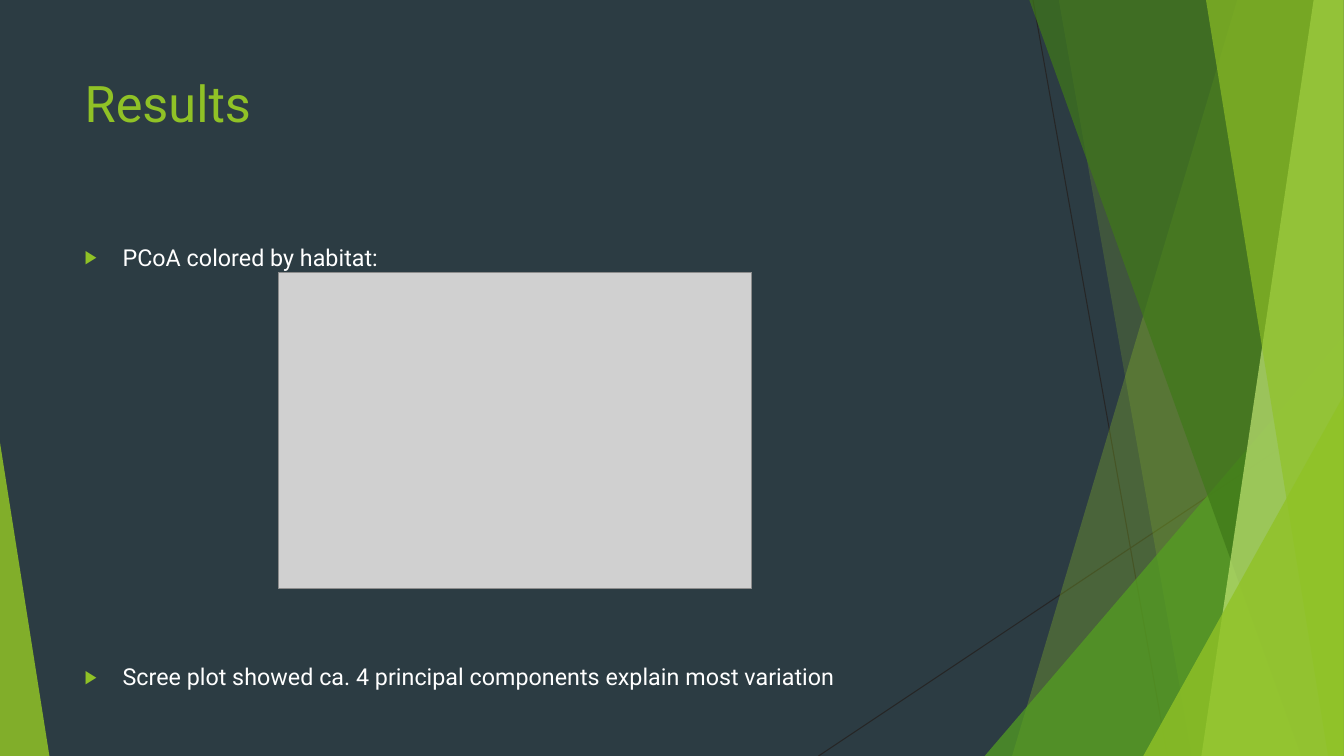
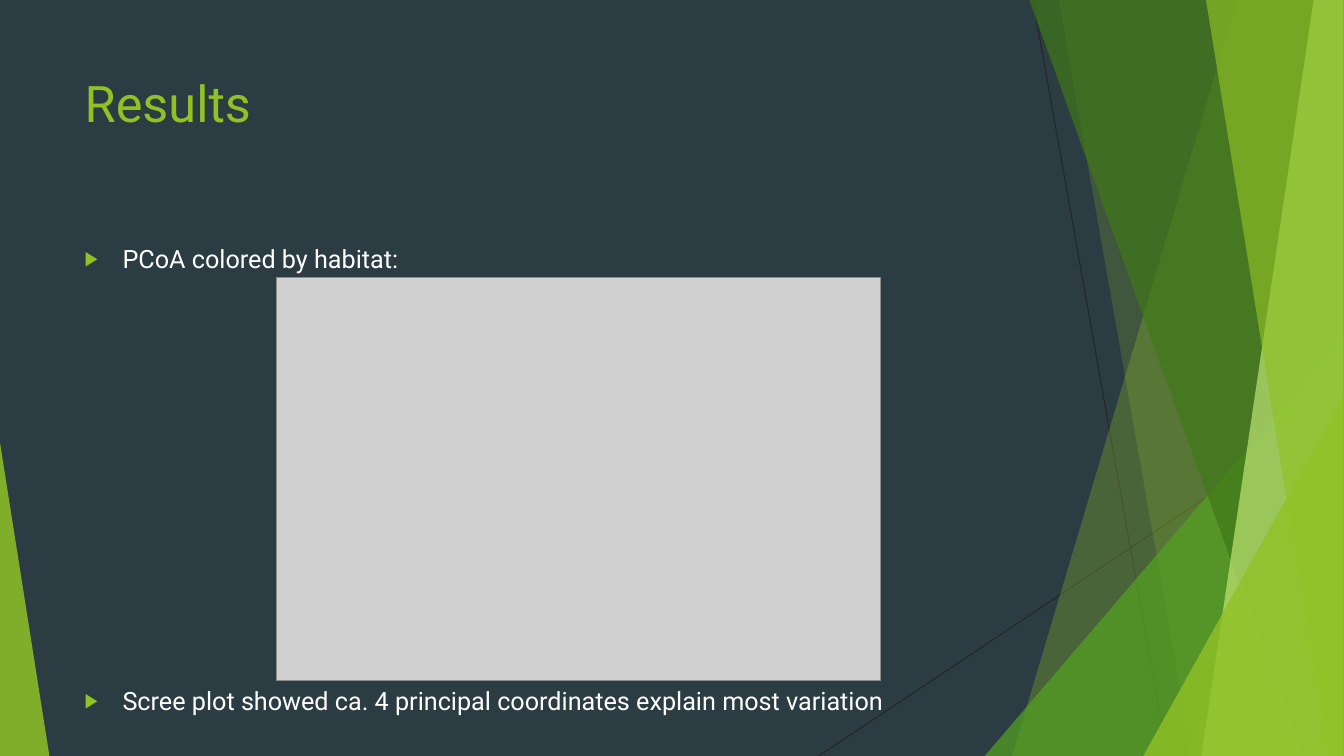
Before and after one commit to EEOB590A-Data-Science-in-R-Fall2021/McMurchieProject, a slide deck: slide 8 of documents/Final_presentation.pptx. Drawn at 1344x756 pixels with LibreOffice and Linux fonts; fonts in the diff are those of the drawing; grey boxes stand for pictures. Boxes give left, top, right and bottom in pixels: in the first picture for what was removed or moved away, otherwise in the second. Text is boxed around its words. In the diff, an @@ line names an element or a change of style, - is before the commit and + after.

Commit message:
Final organizing

```diff
--- a/documents/Final_presentation.pptx
+++ b/documents/Final_presentation.pptx
@@ text at <box>123,249,398,274</box>: size 16.6 to 18 pt in "PCoA colored by habitat:" @@
@@ picture: place and size @@
-picture at <box>278,272,752,588</box>
+picture at <box>276,278,880,682</box>
@@ text at <box>123,691,883,715</box>: text changed; size 16.6 to 18 pt @@
-▶ Scree plot showed ca. 4 principal components explain most variation
+▶ Scree plot showed ca. 4 principal coordinates explain most variation
```
